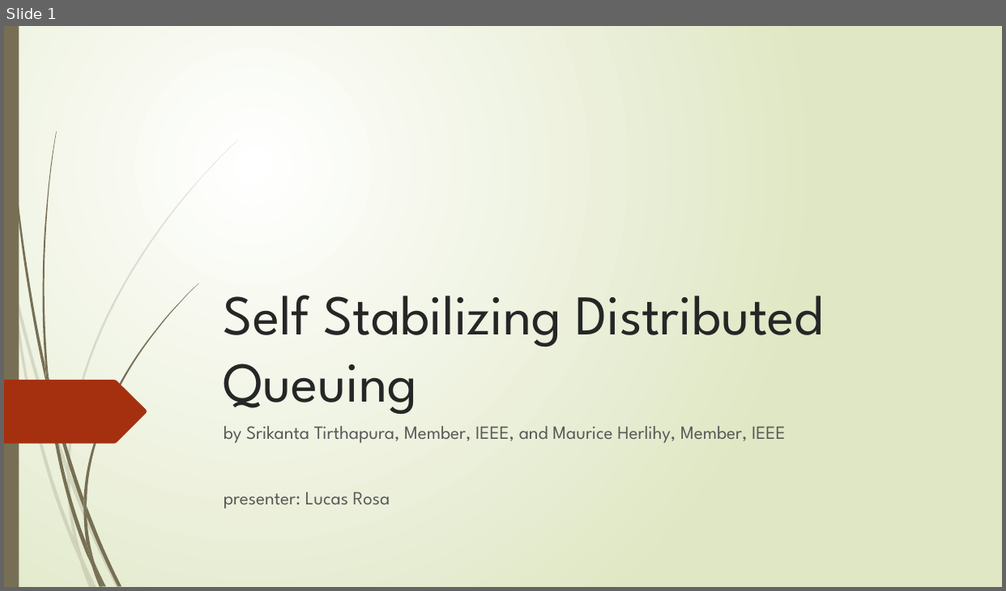
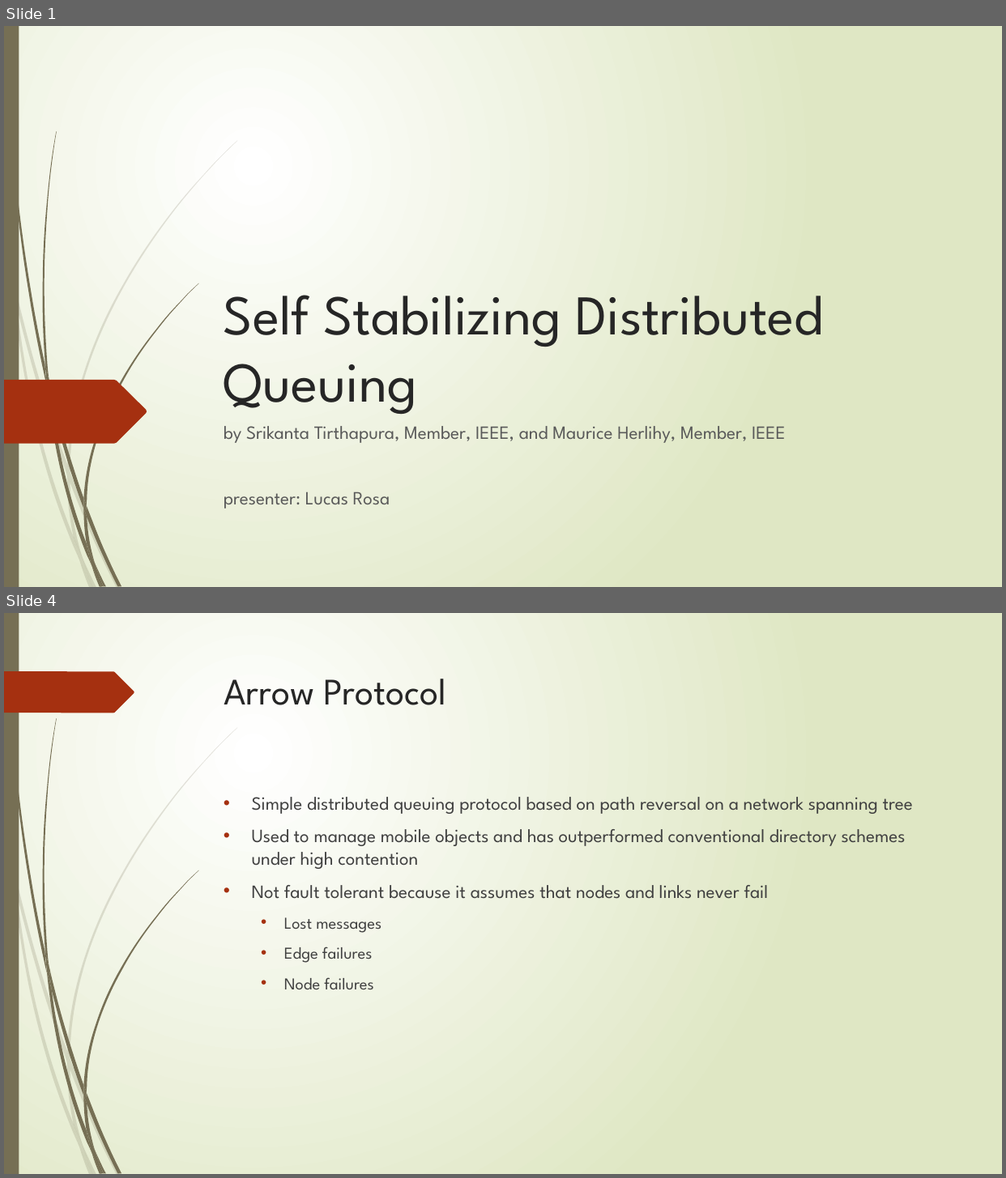
Before and after one commit to rvcas/Distributed-Computing, a slide deck: presentation/datastructure_presentation.pptx. Shown one above the other, each under a label of ours: slide 1 before the commit, slides 1 and 4 after it; the slides between them are not shown. The pictures are 1006x591 and 1006x1178 pixels, drawn with LibreOffice and Linux fonts; fonts in the diff are those of the drawing. Boxes give left, top, right and bottom in pixels: in the first picture for what was removed or moved away, otherwise in the second. Text is boxed around its words. In the diff, an @@ line names an element or a change of style, - is before the commit and + after.

Commit message:
slides

```diff
--- a/presentation/datastructure_presentation.pptx
+++ b/presentation/datastructure_presentation.pptx
@@ slide 4 added at [4,613,1002,1174], background gradient #FFFFFF to #DFE8C4; not listed: 23 template elements that a slide beside it also shows @@
@@ freeform shape added at [4,671,134,713], fill #A53010 @@
@@ title added at [224,679,446,705], 36 pt, text #262626 @@
+Arrow Protocol
@@ text added at [252,797,913,990], 18 pt, text #404040 @@
+• Simple distributed queuing protocol based on path reversal on a network spanning tree
+• Used to manage mobile objects and has outperformed conventional directory schemes under high contention
+• Not fault tolerant because it assumes that nodes and links never fail
+  • Lost messages
+  • Edge failures
+  • Node failures
```
Also in this commit, not shown: 3 other slides added.
